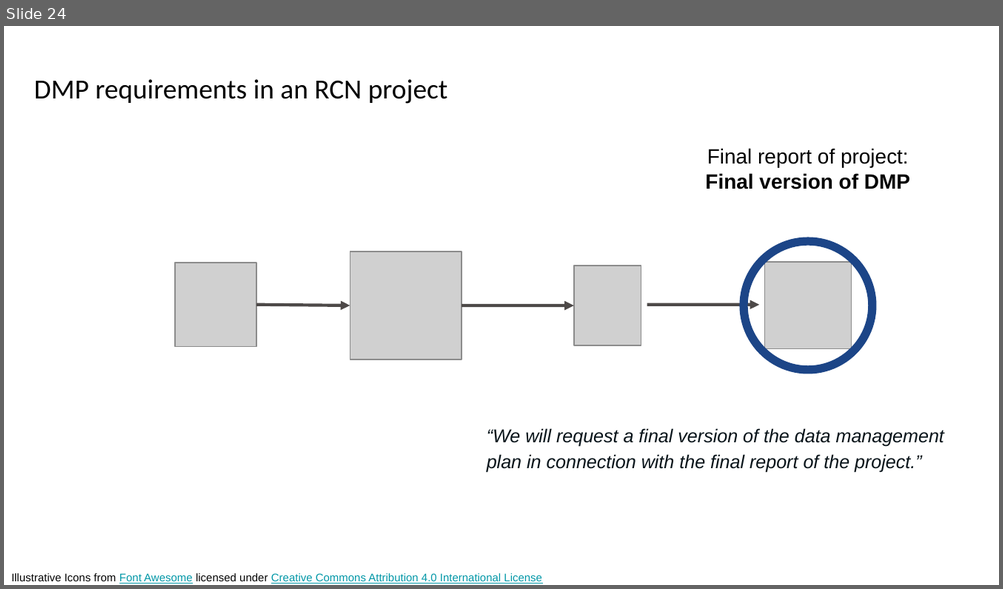
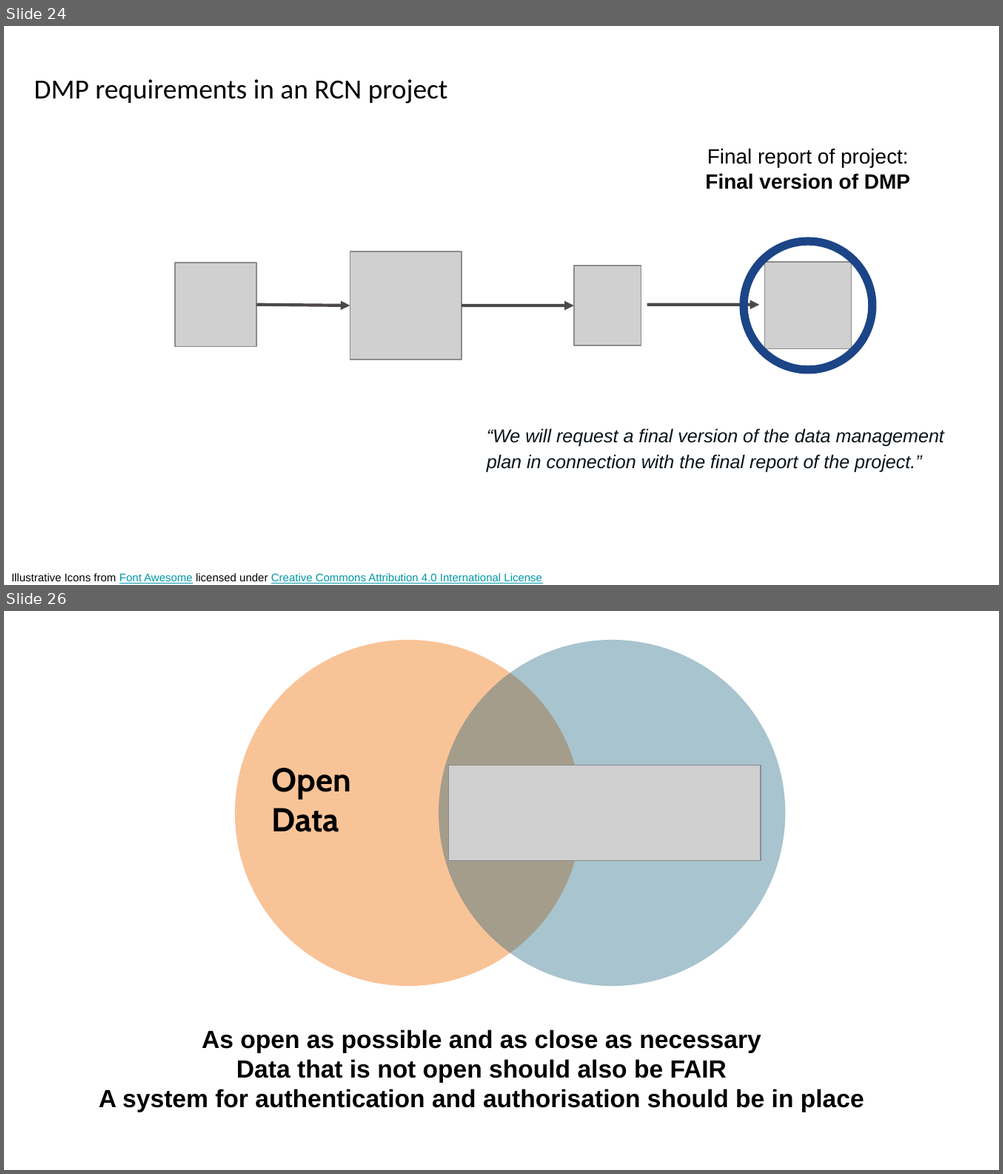
Before and after one commit to ELIXIR-Norway-Training/DMP-writing-workshop, a slide deck: 02_DMP_requirements.odp. Shown one above the other, each under a label of ours: slide 24 before the commit, slides 24 and 26 after it; the slides between them are not shown. The pictures are 1003x589 and 1003x1174 pixels, drawn with LibreOffice and Linux fonts; fonts in the diff are those of the drawing; grey boxes stand for pictures. Boxes give left, top, right and bottom in pixels: in the first picture for what was removed or moved away, otherwise in the second. Text is boxed around its words. In the diff, an @@ line names an element or a change of style, - is before the commit and + after.

```diff
--- a/02_DMP_requirements.odp
+++ b/02_DMP_requirements.odp
@@ slide 26 added at (4,611,999,1170), background #FFFFFF @@
@@ ellipse added at (235,640,581,986), fill #F47D20 at 46% opacity @@
@@ ellipse added at (438,640,785,986), fill #005472 at 34% opacity @@
@@ picture added at (449,765,761,860) @@
@@ text added at (272,768,351,832), 24 pt, text #000000, bold @@
+Open Data
@@ text added at (99,1030,864,1112), 18 pt, text #000000, bold @@
+As open as possible and as close as necessary
+Data that is not open should also be FAIR
+A system for authentication and authorisation should be in place
```
Also in this commit, not shown: 1 slide changed, 16 other slides added, 8 slides removed, 1 other file.
